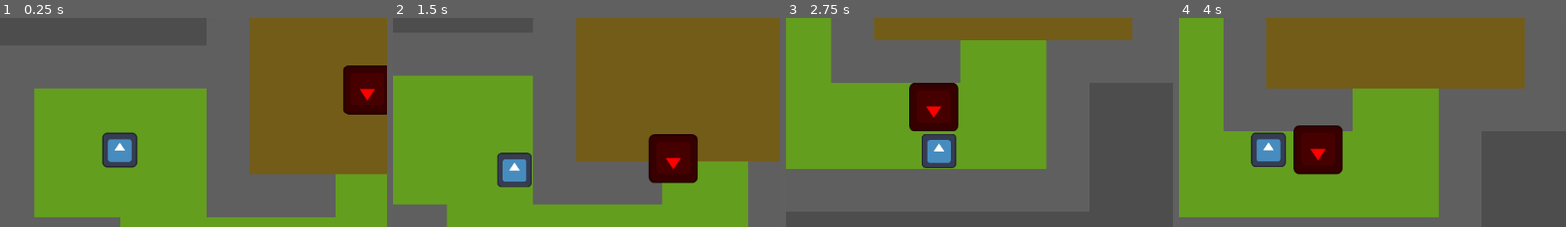
Above: before the commit, frames 1-4 (left to right).
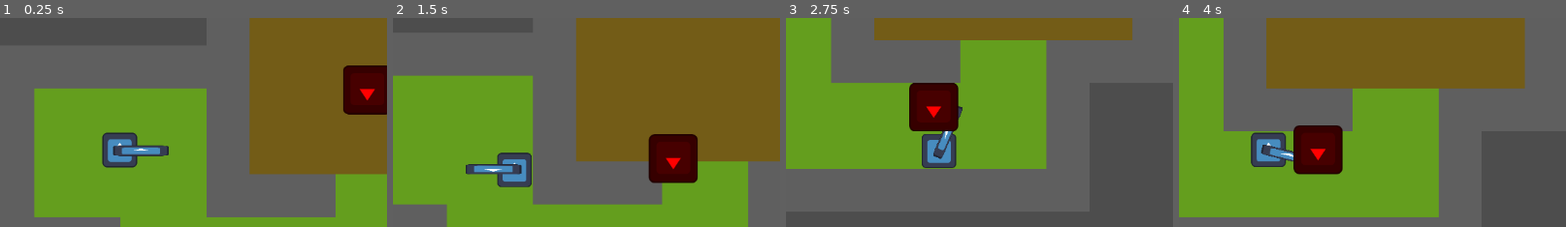
Above: after the commit, the same moments.

Repository: GreenPixel10/Cookjam
Game: Godot game, scene res://Main.tscn
Two runs of this game, one before a commit and one after it. Both use one fixed random seed, a clock stepped at 60 frames per second and the inputs below. The engine's default icon, where the game draws it, is replaced by a stand-in: a white triangle on a blue panel in a dark square.
Inputs (mouse positions are % of the whole screen's width and height, from its top left):
- Up to frame 1 (0.25 s): no input
- Up to frame 2 (1.5 s): move the mouse to (72, 47) at 0.52 s; press the mouse at (72, 47) at 0.53 s; hold D (move_right) 0.53-1.28 s; move the mouse to (30, 57) at 1.27 s; release the mouse at (30, 57) at 1.28 s; hold S (move_down) from 1.28 s (still down); click (30, 57) at 1.35 s
- Up to frame 3 (2.75 s): move the mouse to (60, 29) at 2.02 s; release S (move_down) at 2.03 s; press the mouse at (60, 29) at 2.03 s; hold D (move_right) from 2.03 s (still down)
- Up to frame 4 (4 s): move the mouse to (45, 73) at 2.77 s; release D (move_right) at 2.78 s; release the mouse at (45, 73) at 2.78 s; hold W (move_up) 2.78-3.53 s; click (45, 73) at 2.85 s; move the mouse to (80, 67) at 3.52 s; press the mouse at (80, 67) at 3.53 s; hold A (move_left) from 3.53 s (still down)
The pictures show only the part of the screen within x 35-84%, y 20-70%; the shares and areas given below are measured in that part.

The runs differ from the first frame. In frame 1, 0.7% of the frame differs, in the area x 29-44%, y 60-67%; in frame 2, 0.7%; in frame 3, 0.3%; in frame 4, 0.3%.

Commit message:
weapon and health

Diff:
--- a/new-game-project/Character.tscn
+++ b/new-game-project/Character.tscn
@@ -1,7 +1,8 @@
-[gd_scene load_steps=4 format=3 uid="uid://bxpiyjroigssq"]
+[gd_scene load_steps=5 format=3 uid="uid://bxpiyjroigssq"]
 
 [ext_resource type="Script" uid="uid://ca5v3imp0qwtl" path="res://character_controls.gd" id="1_7ig0a"]
 [ext_resource type="Texture2D" uid="uid://4q335xxs2p" path="res://icon.svg" id="1_oolk3"]
+[ext_resource type="PackedScene" uid="uid://by440uhb63rta" path="res://knife.tscn" id="3_lcuhw"]
 
 [sub_resource type="RectangleShape2D" id="RectangleShape2D_nulmw"]
 
@@ -18,3 +19,5 @@
 [node name="Sprite2D" type="Sprite2D" parent="."]
 scale = Vector2(0.4, 0.4)
 texture = ExtResource("1_oolk3")
+
+[node name="Knife" parent="." instance=ExtResource("3_lcuhw")]
--- a/new-game-project/Mob.gd
+++ b/new-game-project/Mob.gd
@@ -1,6 +1,7 @@
 extends Node2D
 
 var speed = 100
+var hp = 100
 
 func _ready():
 
@@ -16,3 +17,11 @@
 	var movevec = (next_point - global_position).normalized()
 	movevec *= speed * delta
 	global_position += movevec
+
+
+func apply_damage(dam):
+	hp -= dam
+	print("enemy took damage!")
+	if hp <= 0:
+		print("enemy died")
+		queue_free()
--- a/new-game-project/Mob.tscn
+++ b/new-game-project/Mob.tscn
@@ -1,7 +1,10 @@
-[gd_scene load_steps=3 format=3 uid="uid://doygnbbvdhvap"]
+[gd_scene load_steps=4 format=3 uid="uid://doygnbbvdhvap"]
 
 [ext_resource type="Texture2D" uid="uid://4q335xxs2p" path="res://icon.svg" id="1_584jx"]
 [ext_resource type="Script" uid="uid://cgwkfngq7ekys" path="res://Mob.gd" id="1_r6b5h"]
+
+[sub_resource type="RectangleShape2D" id="RectangleShape2D_r6b5h"]
+size = Vector2(73, 72)
 
 [node name="Node2D" type="Node2D"]
 script = ExtResource("1_r6b5h")
@@ -13,3 +16,11 @@
 flip_v = true
 
 [node name="Nav" type="NavigationAgent2D" parent="."]
+
+[node name="Area2D" type="Area2D" parent="."]
+collision_layer = 256
+collision_mask = 8
+
+[node name="CollisionShape2D" type="CollisionShape2D" parent="Area2D"]
+position = Vector2(0.5, 0)
+shape = SubResource("RectangleShape2D_r6b5h")
--- a/new-game-project/character_controls.gd
+++ b/new-game-project/character_controls.gd
@@ -4,8 +4,22 @@
 
 var move_speed = 10
 
+var hp = 100
+
+@onready var weapon = $Knife
+
 func _ready():
 	SG.Player = self
+
+
+func apply_damage(dam):
+	hp -= dam
+	if hp <= 0:
+		queue_free()
+
+func _input(event: InputEvent):
+	if event.is_action_pressed("attack"):
+		weapon.attack()
 
 func _physics_process(delta: float):
 
--- /dev/null
+++ b/new-game-project/knife.gd
@@ -0,0 +1,21 @@
+extends Node2D
+
+var cooldown = .5
+var damage = 10
+var cooling = false
+
+func _process(_delta: float) -> void:
+	look_at(get_global_mouse_position())
+
+
+func attack():
+	if !cooling:
+		var targets = $Area2D.get_overlapping_areas()
+
+		for i in targets:
+			i.get_parent().apply_damage(damage)
+
+
+		cooling = true
+		await get_tree().create_timer(cooldown).timeout
+		cooling = false
--- /dev/null
+++ b/new-game-project/knife.tscn
@@ -0,0 +1,23 @@
+[gd_scene load_steps=4 format=3 uid="uid://by440uhb63rta"]
+
+[ext_resource type="Script" uid="uid://fcn5ds3xb2a6" path="res://knife.gd" id="1_8wt88"]
+[ext_resource type="Texture2D" uid="uid://4q335xxs2p" path="res://icon.svg" id="1_mawn3"]
+
+[sub_resource type="ConvexPolygonShape2D" id="ConvexPolygonShape2D_8wt88"]
+points = PackedVector2Array(39.5, -36.5, 40.5, 34.5, -22.5, 8.5, -22.5, -7.5)
+
+[node name="Knife" type="Node2D"]
+script = ExtResource("1_8wt88")
+
+[node name="Sprite2D" type="Sprite2D" parent="."]
+position = Vector2(31.489996, 1.0000005)
+scale = Vector2(0.6485938, 0.11762495)
+texture = ExtResource("1_mawn3")
+
+[node name="Area2D" type="Area2D" parent="."]
+collision_layer = 8
+collision_mask = 256
+
+[node name="CollisionShape2D" type="CollisionShape2D" parent="Area2D"]
+position = Vector2(33.5, 0.5)
+shape = SubResource("ConvexPolygonShape2D_8wt88")
--- a/new-game-project/project.godot
+++ b/new-game-project/project.godot
@@ -45,11 +45,18 @@
 , Object(InputEventKey,"resource_local_to_scene":false,"resource_name":"","device":-1,"window_id":0,"alt_pressed":false …(186 unchanged characters)…
 ]
 }
+attack={
+"deadzone": 0.2,
+"events": [Object(InputEventMouseButton,"resource_local_to_scene":false,"resource_name":"","device":-1,"window_id":0,"alt_pressed":false,"shift_pressed":false,"ctrl_pressed":false,"meta_pressed":false,"button_mask":0,"position":Vector2(0, 0),"global_position":Vector2(0, 0),"factor":1.0,"button_index":1,"canceled":false,"pressed":false,"double_click":false,"script":null)
+]
+}
 
 [layer_names]
 
 2d_physics/layer_2="Player"
 2d_physics/layer_3="Tiles"
+2d_physics/layer_4="Weapons"
+2d_physics/layer_9="Enemies"
 
 [rendering]
 
Not shown, added: new-game-project/knife.gd.uid
